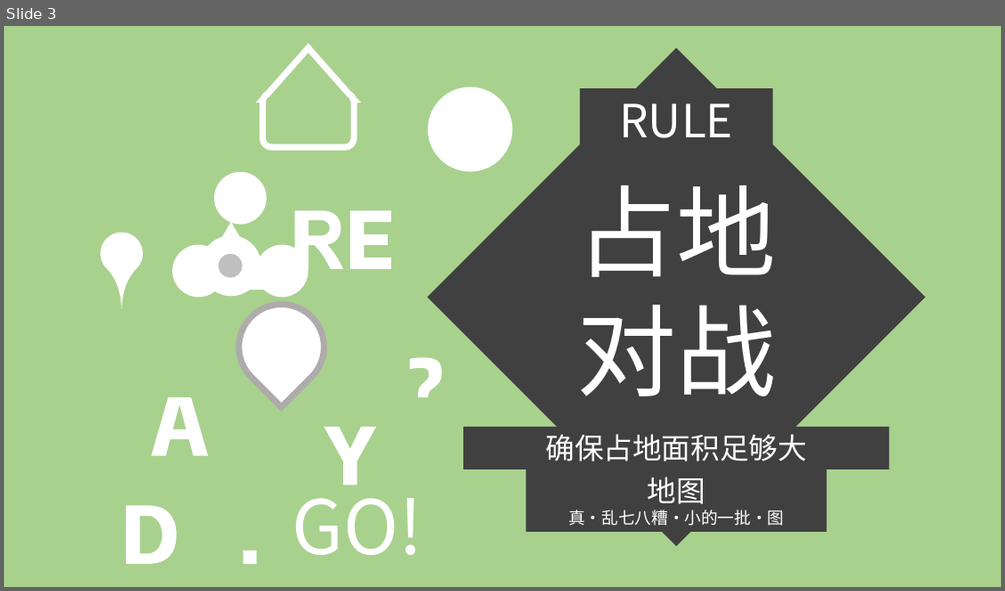
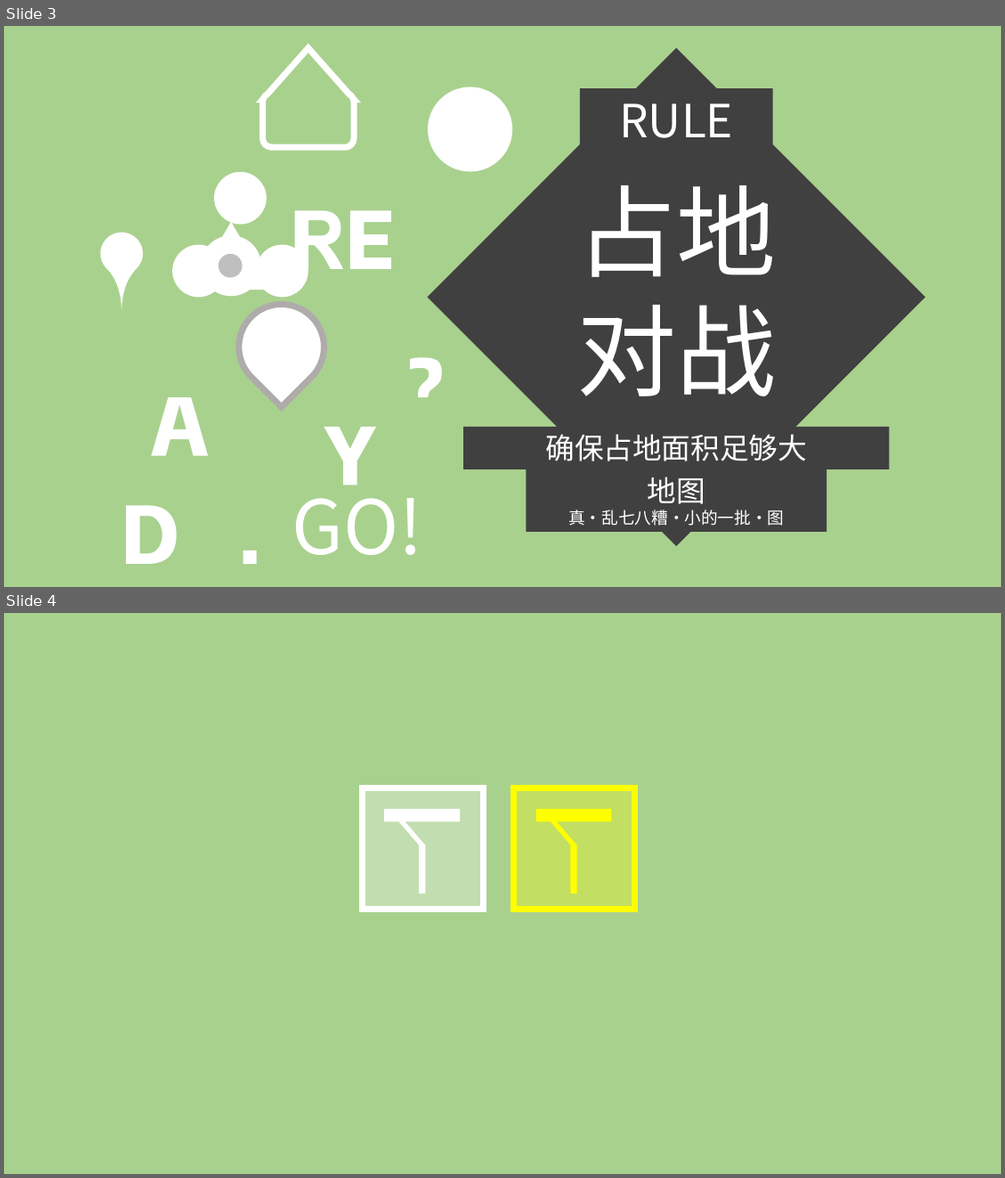
Before and after one commit to Hamster5295/HSplatoon, a slide deck: Texture/Texture.pptx. Shown one above the other, each under a label of ours: slide 3 before the commit, slides 3 and 4 after it. The pictures are 1005x591 and 1005x1178 pixels, drawn with LibreOffice and Linux fonts; fonts in the diff are those of the drawing. Boxes give left, top, right and bottom in pixels: in the first picture for what was removed or moved away, otherwise in the second. Text is boxed around its words. In the diff, an @@ line names an element or a change of style, - is before the commit and + after.

```diff
--- a/Texture/Texture.pptx
+++ b/Texture/Texture.pptx
@@ slide 4 added at [4,613,1001,1174], background #A9D18E @@
@@ rectangle added at [362,788,484,909], fill #FFFFFF at 30% opacity, outline #FFFFFF 6 pt @@
@@ rectangle added at [514,788,635,909], fill #FFFF00 at 30% opacity, outline #FFFF00 6 pt @@
@@ freeform shape added at [385,809,461,893], fill #FFFFFF @@
@@ freeform shape added at [535,809,611,893], fill #FFFF00 @@
```
Also in this commit, not shown: 2 slides changed, 1 slide removed, 16 other files.
